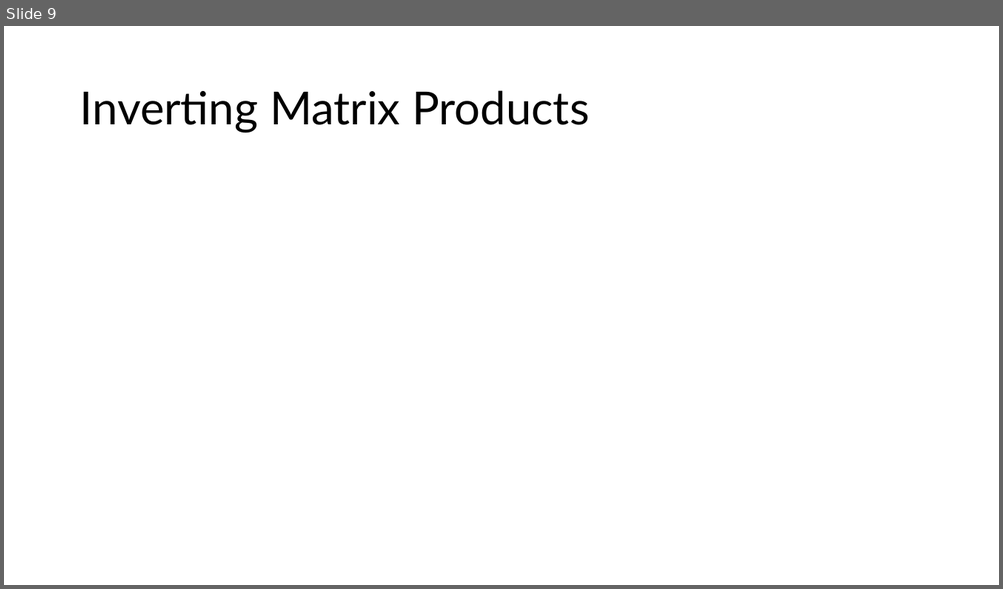
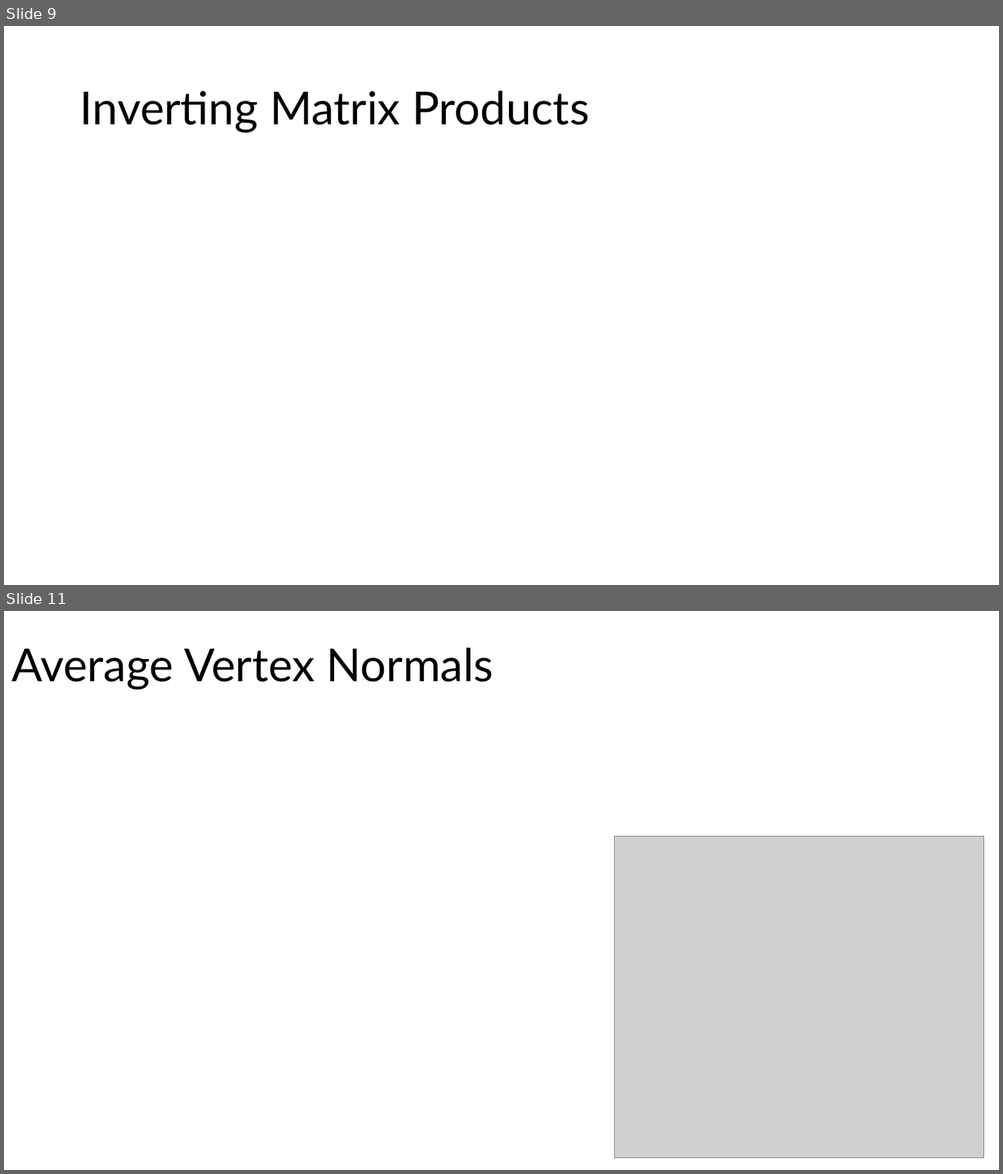
Before and after one commit to illinois-cs418/cs418CourseMaterial, a slide deck: Lectures/CS418-Lecture11-SurfaceNormals.pptx. Shown one above the other, each under a label of ours: slide 9 before the commit, slides 9 and 11 after it; the slides between them are not shown. The pictures are 1003x589 and 1003x1174 pixels, drawn with LibreOffice and Linux fonts; fonts in the diff are those of the drawing; grey boxes stand for pictures. Boxes give left, top, right and bottom in pixels: in the first picture for what was removed or moved away, otherwise in the second. Text is boxed around its words. In the diff, an @@ line names an element or a change of style, - is before the commit and + after.

```diff
--- a/Lectures/CS418-Lecture11-SurfaceNormals.pptx
+++ b/Lectures/CS418-Lecture11-SurfaceNormals.pptx
@@ slide 11 added at <box>4,611,999,1170</box>, background #FFFFFF @@
@@ title added at <box>11,647,494,690</box>, 44 pt, text #000000 @@
+Average Vertex Normals
@@ picture added at <box>614,836,984,1158</box> @@
```
Also in this commit, not shown: 2 slides changed, 1 other slide added.
